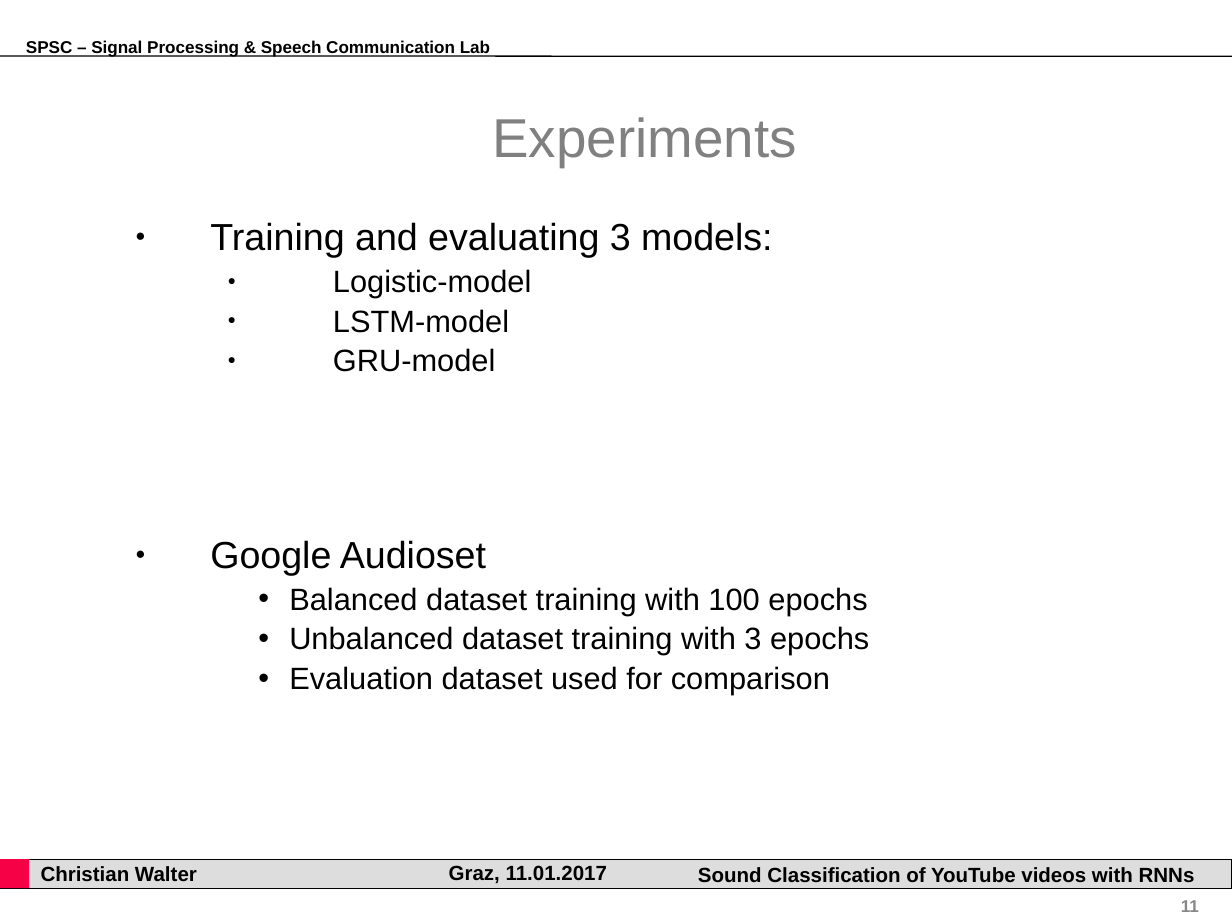
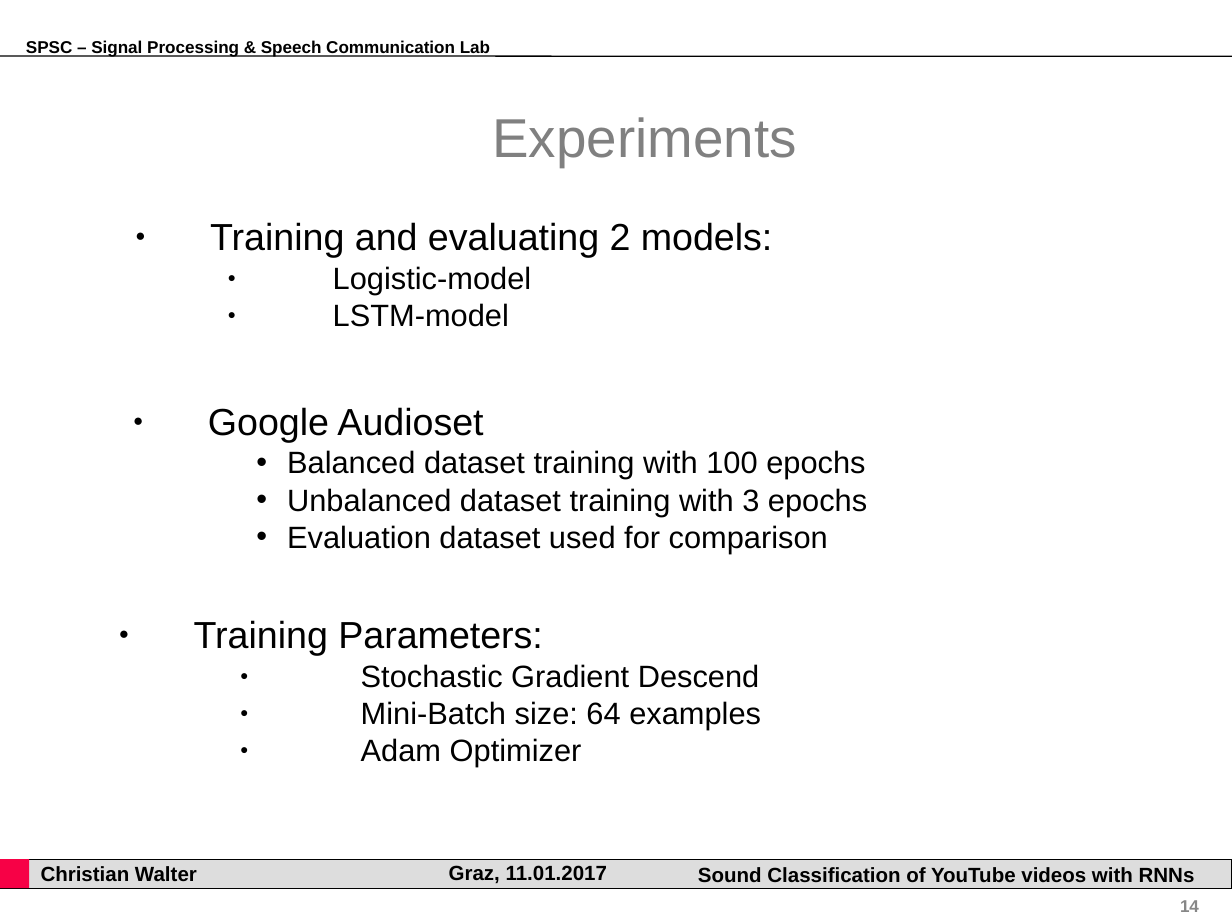
Before and after one commit to gartenschlaefer/present, a slide deck: slide 14 of bachelor_thesis/bachelor_thesis.ppt (slide 11 before the commit). Drawn at 1232x924 pixels with LibreOffice and Linux fonts; fonts in the diff are those of the drawing; background and template pictures are left out. Boxes give left, top, right and bottom in pixels: in the first picture for what was removed or moved away, otherwise in the second. Text is boxed around its words. In the diff, an @@ line names an element or a change of style, - is before the commit and + after.

Commit message:
train rnns

```diff
--- a/bachelor_thesis/bachelor_thesis.ppt
+++ b/bachelor_thesis/bachelor_thesis.ppt
@@ text at (210, 222, 773, 258): text changed @@
-● Training and evaluating 3 models:
+● Training and evaluating 2 models:
@@ text at (333, 266, 531, 327): less space between paragraphs @@
@@ text at (333, 348, 495, 372): paragraph removed @@
-  ● GRU-model
@@ text "Google Audioset": place and size @@
-text "Google Audioset" at (210, 540, 869, 695)
+text "Google Audioset" at (208, 407, 867, 553)
@@ text "Google Audioset" at (208, 407, 867, 553): less space between paragraphs @@
@@ text added at (194, 620, 761, 767), 18 pt, text #000000 @@
+● Training Parameters:
+● Stochastic Gradient Descend
+● Mini-Batch size: 64 examples
+● Adam Optimizer
@@ page number at (1180, 900, 1199, 912): text changed @@
-11
+14
```
Also in this commit, not shown: 12 other slides changed, 4 slides added, 2 slides removed, 30 other files.
